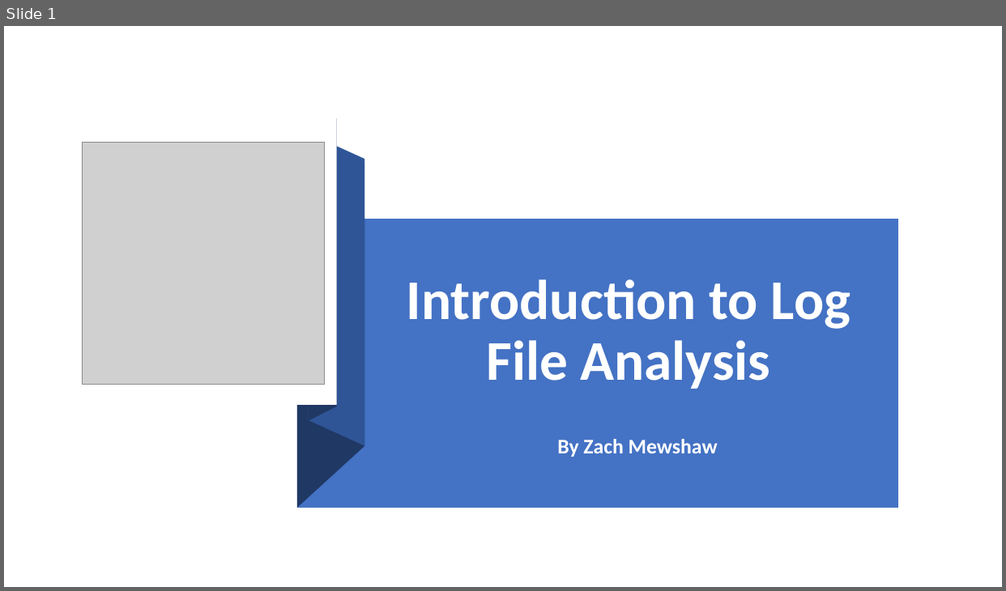
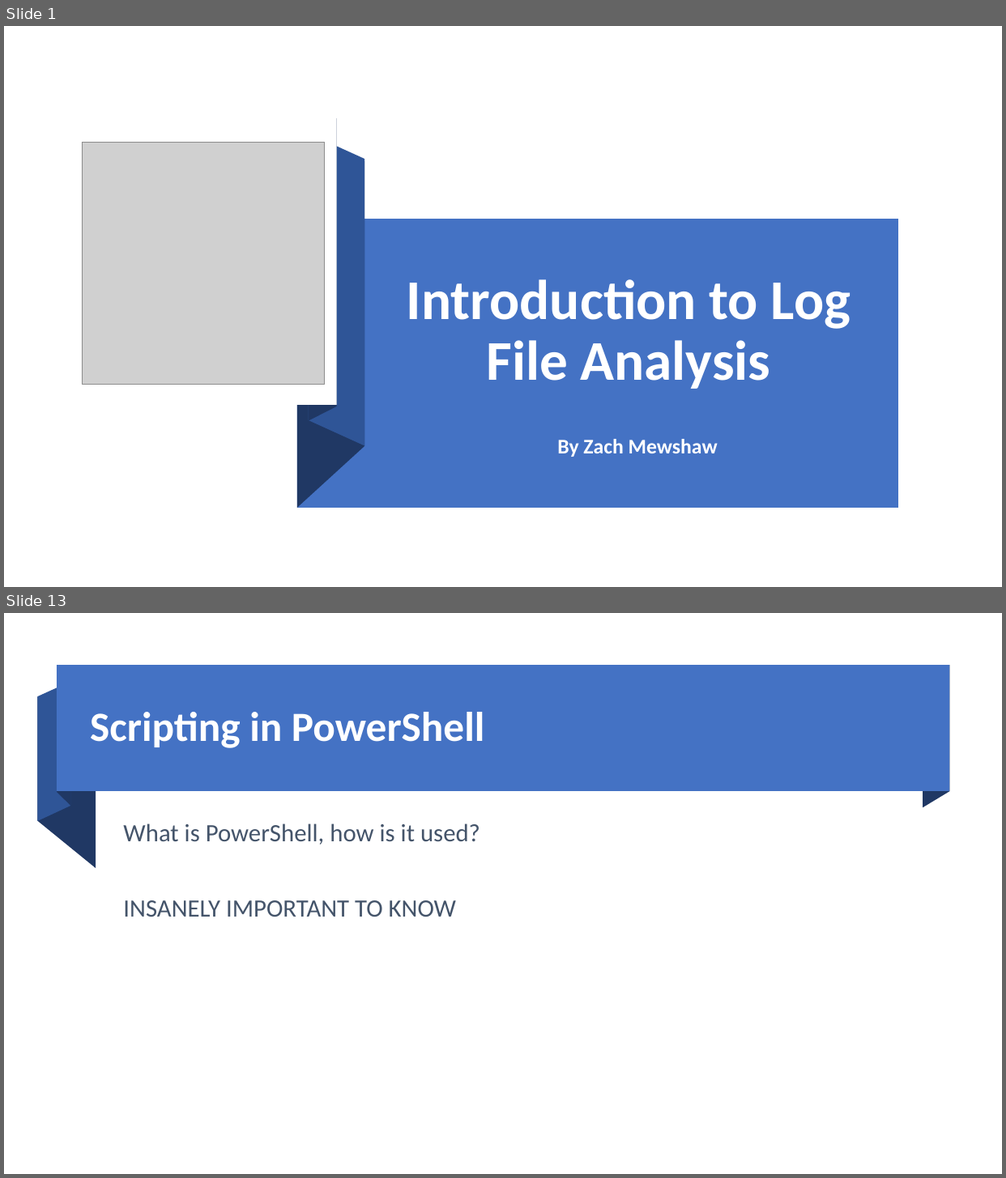
Before and after one commit to zmewshaw/cyber, a slide deck: ctf/mason/Introduction to Log File Analysis.pptx. Shown one above the other, each under a label of ours: slide 1 before the commit, slides 1 and 13 after it; the slides between them are not shown. The pictures are 1006x591 and 1006x1178 pixels, drawn with LibreOffice and Linux fonts; fonts in the diff are those of the drawing; grey boxes stand for pictures. Boxes give left, top, right and bottom in pixels: in the first picture for what was removed or moved away, otherwise in the second. Text is boxed around its words. In the diff, an @@ line names an element or a change of style, - is before the commit and + after.

```diff
--- a/ctf/mason/Introduction to Log File Analysis.pptx
+++ b/ctf/mason/Introduction to Log File Analysis.pptx
@@ slide 13 added at bbox=[4, 613, 1002, 1174], background #FFFFFF @@
@@ freeform shape added at bbox=[38, 682, 70, 822], fill #2F5597 @@
@@ rectangle added at bbox=[57, 666, 949, 792], fill #4472C4 @@
@@ freeform shape added at bbox=[57, 666, 70, 806], fill #203864 @@
@@ freeform shape added at bbox=[923, 666, 949, 808], fill #203864 @@
@@ freeform shape added at bbox=[38, 697, 96, 868], fill #203864 @@
@@ title added at bbox=[90, 712, 484, 748], 40 pt, text #FFFFFF, bold @@
+Scripting in PowerShell
@@ text added at bbox=[123, 824, 480, 917], 24 pt, text #44546A @@
+What is PowerShell, how is it used?
+INSANELY IMPORTANT TO KNOW
```
Also in this commit, not shown: 1 slide changed, 13 other slides added.
